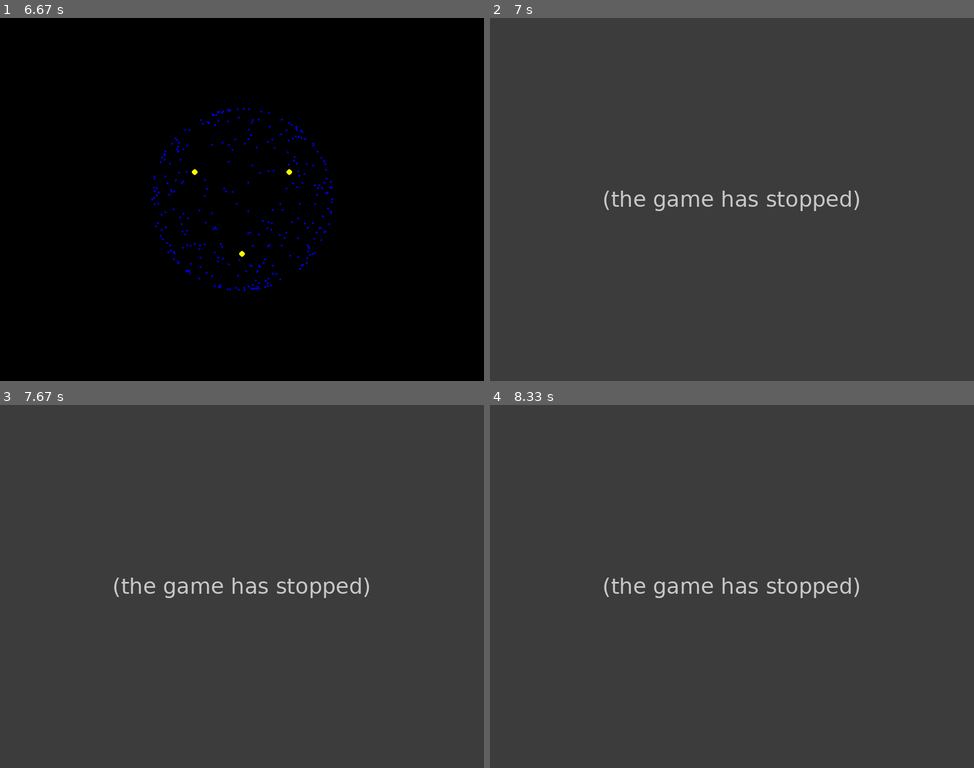
Above: before the commit, frames 1-4 (two rows, left to right).
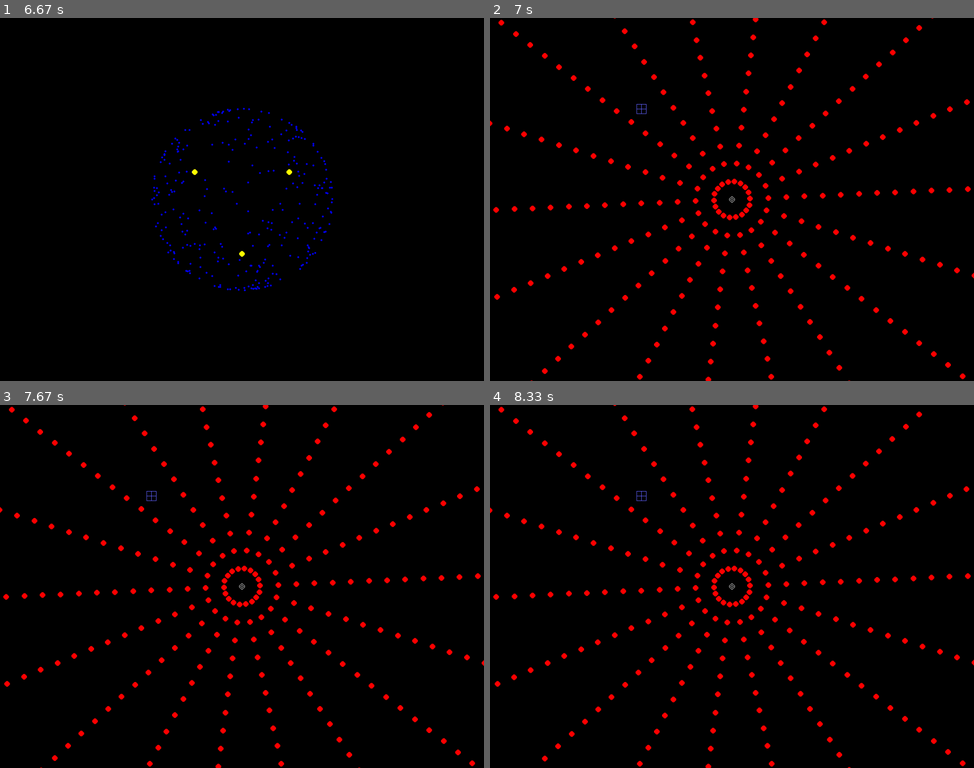
Above: after the commit, the same moments.

Repository: Franck-Dernoncourt/MIB
Game: pygame game, started from src/main.py
The game is run twice, just before and just after one commit, with the same random seed, the same clock (stepped at 60 frames per second) and the same inputs. The source is Python 2; it was converted automatically to run under Python 3.
Inputs (mouse positions are in pixels of both pictures, inside the frame that each line leads up to):
- Up to frame 1 (6.67 s): type "Ann (at the terminal prompt)" at 0 s; tap 1 at 0.33, 6, 6.4 s; click (290, 279) at 0.72 s; click (300, 232) at 1.05 s; click (67, 188) at 1.38 s; click (227, 137) at 1.72 s; click (164, 79) at 2.05 s; click (343, 134) at 2.88 s; click (96, 76) at 3.22 s; click (106, 239) at 3.55 s; click (135, 130) at 4.38 s; click (145, 228) at 4.72 s; click (125, 105) at 5.05 s; click (130, 322) at 5.38 s; click (145, 253) at 5.72 s
- Up to frame 2 (7 s): tap 1 at 6.7 s; click (678, 308) at 6.88 s
- Up to frame 3 (7.67 s): no input
- Up to frame 4 (8.33 s): no input

Frame 1 is identical in both runs. In frame 2, 100% of the frame differs, in the area x 0-100%, y 0-100%; in frame 3, 100%; in frame 4, 100%.
Before the commit the program exited at 6.72 s; later frames show no game.

Commit message:
Demonstration #3a: A Disappearing Object - First version

Diff:
--- a/src/illusions/exp2.py
+++ b/src/illusions/exp2.py
@@ -19,7 +19,7 @@
 from pygame.locals import *
 from math import *
 
-
+# Parameters definition
 window_size = (1024, 768)
 circles = ((0, 1), (sqrt(3)/2, -0.5), (-sqrt(3)/2, -0.5))
 circle_scale = 0.3
--- /dev/null
+++ b/src/illusions/exp3.py
@@ -0,0 +1,119 @@
+##############################################################################################################
+# -*- coding: cp1252 -*-
+#
+# Project MIB
+# To:  Mark WEXLER <mark.wexler@gmail.com>
+# Date: December 2010
+#
+# ----
+# Franck DERNONCOURT <franck.dernoncourt@gmail.com>
+# Xavier RAMPINO <xavier.rampino@mailhec.net>
+# ----
+# Python: 2.6.6 32bits
+# Pygame: 1.9.1
+#
+##############################################################################################################
+
+
+import random, pygame
+from pygame.locals import *
+from math import *
+
+window_size = (1024, 768)
+circles = ((0, 1), (sqrt(3)/2, -0.5), (-sqrt(3)/2, -0.5))
+circle_scale = 0.3
+circle_radius = 6
+n_dots = 300
+sphere_radius = 0.5
+dot_radius = 2
+rotation_speed = pi/2
+bg_color = (0, 0, 0)
+sph_color = (0, 0, 255)
+circle_color = (255, 0, 0)
+circle_center_color = (255, 255, 255)
+window_center = (window_size[0]/2.0, window_size[1]/2.0)
+window_scale = min(window_size)/2.0
+grid_spacing = 0.2
+grid_length = 0.05
+grid_lines_width = 1
+grid_color = (100, 100, 255)
+
+
+# Takes real coordinates, returns pixel coordinates
+def coord(real):
+    return (int(round(real[0] * window_scale + window_center[0])), \
+            int(round(-real[1] * window_scale + window_center[1])))
+
+# Sets up rotation
+g_cos = []
+g_sin = []
+g_cos.append(1)
+g_cos.append(1)
+g_sin.append(0)
+g_sin.append(0)
+def set_rotation(angle, rotation_number = 0):
+    global g_cos, g_sin
+    g_cos[rotation_number], g_sin[rotation_number] = cos(angle), sin(angle)
+
+# Rotates a 3D point about the Z-axis by given angle set by set_rotation()
+def rotate(point, rotation_number = 0):
+    return (g_cos[rotation_number] * point[0] + g_sin[rotation_number] * point[1], -g_sin[rotation_number] * point[0] + g_cos[rotation_number] * point[1])
+
+
+def exp3(full_screen, experiment_env, surf, object_type):
+    try:
+        t0 = pygame.time.get_ticks()
+        frames = 0
+        done = False
+        while not done:
+            for event in pygame.event.get():
+                if event.type in (QUIT, KEYDOWN, MOUSEBUTTONDOWN):
+                    done = True
+
+            surf.fill(bg_color)
+            t = (pygame.time.get_ticks() - t0)/1000.0
+
+            # Draw center point
+            c = (0, 0)
+            pygame.draw.circle(surf, circle_center_color, coord(c), circle_radius, 1)
+            pygame.draw.circle(surf, circle_center_color, coord(c), circle_radius/2, 1)
+
+            # Draw lines of points
+            set_rotation(rotation_speed * t, 1)
+            number_of_lines = 18
+            for line_number in range(number_of_lines):
+                set_rotation(2*pi*line_number/number_of_lines)
+                space_between_circles = 0.1
+                count = 0
+                c = (0, 0)
+                while c[1] <= 3:
+                    count += 1
+                    c = (0, count * space_between_circles)
+                    pygame.draw.circle(surf, circle_color, coord(rotate(rotate(c), 1)), circle_radius, 0)
+
+            # Display grid
+            set_rotation(0)
+            grid_width = 0.05
+            grid_height = 0.05
+            grid_width_in_lines = 3
+            grid_height_in_lines = 3
+            grid_center = (-0.5, 0.5)
+            grid_space_width = grid_width / (grid_width_in_lines - 1)
+            grid_space_height = grid_height / (grid_height_in_lines - 1)
+
+            for line_x in range(grid_width_in_lines):
+                fr = (grid_center[0] - grid_width / 2.0 + line_x * grid_space_width, grid_center[1] - grid_height / 2.0)
+                to = (grid_center[0] - grid_width / 2.0 + line_x * grid_space_width, grid_center[1] + grid_height / 2.0)
+                pygame.draw.line(surf, grid_color, coord(fr), coord(to), grid_lines_width)
+            for line_y in range(grid_height_in_lines):
+                fr = (grid_center[0] - grid_width / 2.0, grid_center[1] - grid_height / 2.0 + line_y * grid_space_height)
+                to = (grid_center[0] + grid_width / 2.0, grid_center[1] - grid_height / 2.0 + line_y * grid_space_height)
+                pygame.draw.line(surf, grid_color, coord(fr), coord(to), grid_lines_width)
+
+            # Display everything
+            pygame.display.flip()
+            frames += 1
+
+
+    finally:
+        print "quit"
--- a/src/main.py
+++ b/src/main.py
@@ -16,6 +16,7 @@
 
 from illusions import exp1
 from illusions import exp2
+from illusions import exp3
 
 import os, pygame
 from pygame.locals import *
@@ -42,12 +43,11 @@
     experiment_env["variant"] = ''
 
 
-
     # Write result file's headers
     result_file.write('SUBJ' + experiment_env["separator"] + 'EXP#' + experiment_env["separator"] +'ANSWER' + experiment_env["separator"] + 'TIMESTAMP' + '\n')
 
     # Graphics initializations
-    full_screen = False
+    full_screen = True
     window_size = (1024, 768)
     pygame.init()
     if full_screen:
@@ -60,6 +60,8 @@
     exp1.exp1(full_screen, experiment_env, surf, "same_dir")
     exp1.exp1(full_screen, experiment_env, surf, "opp_dir")
     exp2.exp2(full_screen, experiment_env, surf)
+    exp3.exp3(full_screen, experiment_env, surf, "object")
+    exp3.exp3(full_screen, experiment_env, surf, "hole")
 
 finally:
-    a = 1
+    pygame.quit()
